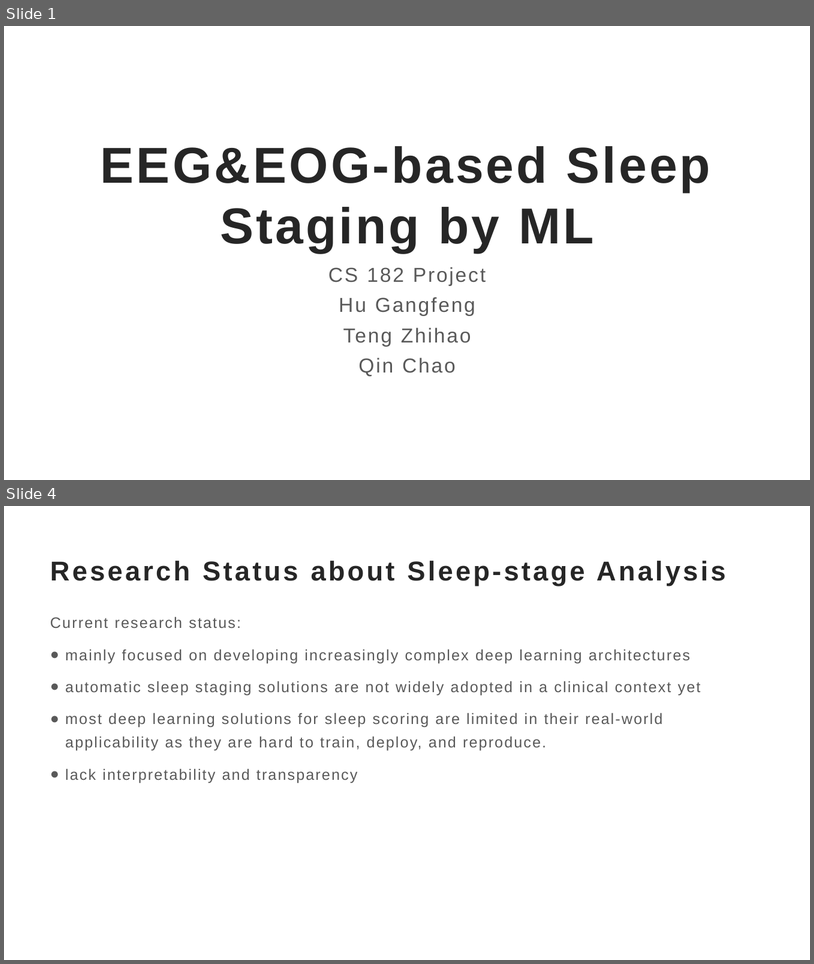
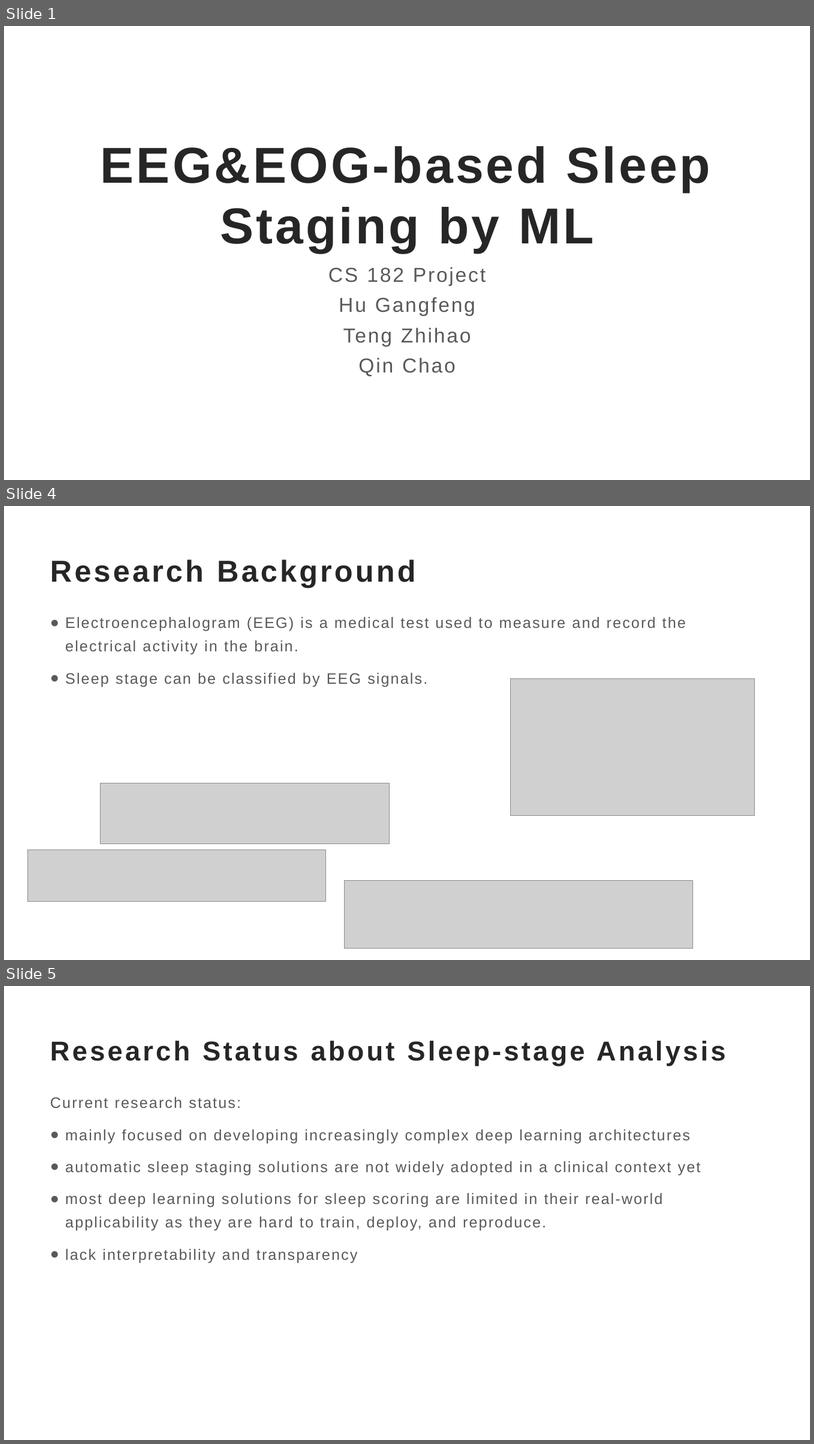
Before and after one commit to TonyHGF/EEG-Sleep-Staging, a slide deck: pre/slides.pptx. Shown one above the other, each under a label of ours: slides 1 and 4 before the commit, slides 1, 4 and 5 after it; the slides between them are not shown. The pictures are 814x964 and 814x1444 pixels, drawn with LibreOffice and Linux fonts; fonts in the diff are those of the drawing; grey boxes stand for pictures. Boxes give left, top, right and bottom in pixels: in the first picture for what was removed or moved away, otherwise in the second. Text is boxed around its words. In the diff, an @@ line names an element or a change of style, - is before the commit and + after.

```diff
--- a/pre/slides.pptx
+++ b/pre/slides.pptx
@@ slide 4 added at (4, 506, 810, 960), background #FFFFFF @@
@@ title added at (50, 559, 416, 588), 36 pt, text #262626, bold @@
+Research Background
@@ text added at (65, 616, 686, 687), 18 pt, text #595959 @@
+● Electroencephalogram (EEG) is a medical test used to measure and record the electrical activity in the brain.
+● Sleep stage can be classified by EEG signals.
@@ picture added at (511, 678, 755, 816) @@
@@ picture added at (100, 783, 390, 844) @@
@@ picture added at (27, 849, 326, 901) @@
@@ picture added at (345, 880, 693, 948) @@
@@ what was slide 4 is now slide 5 @@
```
Also in this commit, not shown: 5 slides changed, 6 other files.
